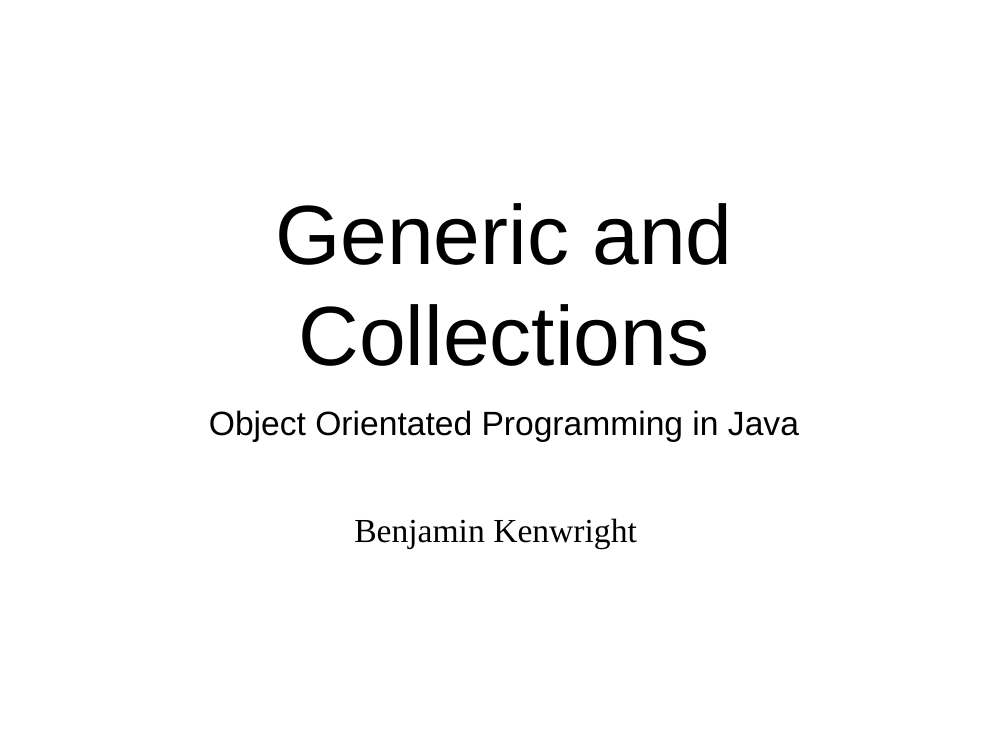
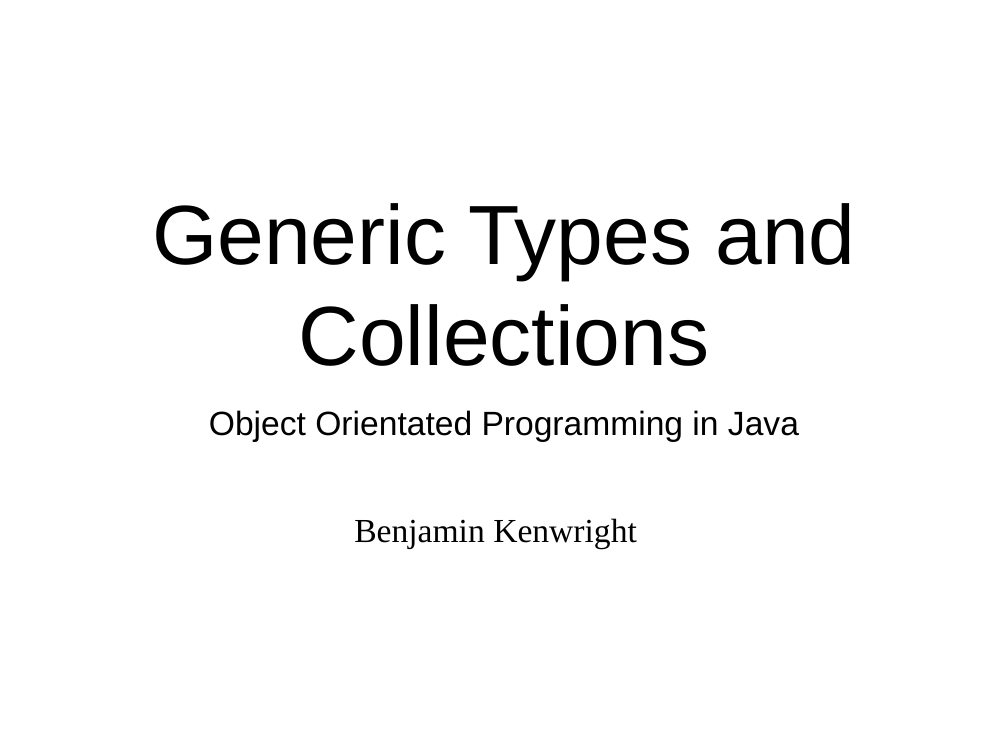
Before and after one commit to octaviordz/zjnu2017.github.io, a slide deck: slide 1 of OOP/lectures/110--Generic.and.Collections.pptx. Drawn at 1008x756 pixels with LibreOffice and Linux fonts; fonts in the diff are those of the drawing. Boxes give left, top, right and bottom in pixels: in the first picture for what was removed or moved away, otherwise in the second. Text is boxed around its words. In the diff, an @@ line names an element or a change of style, - is before the commit and + after.

```diff
--- a/OOP/lectures/110--Generic.and.Collections.pptx
+++ b/OOP/lectures/110--Generic.and.Collections.pptx
@@ title at <box>152,203,856,366</box>: text changed @@
-Generic and Collections
+Generic Types and Collections
```
Also in this commit, not shown: 2 other slides changed, 24 slides added, 1 slide removed, 11 other files.
